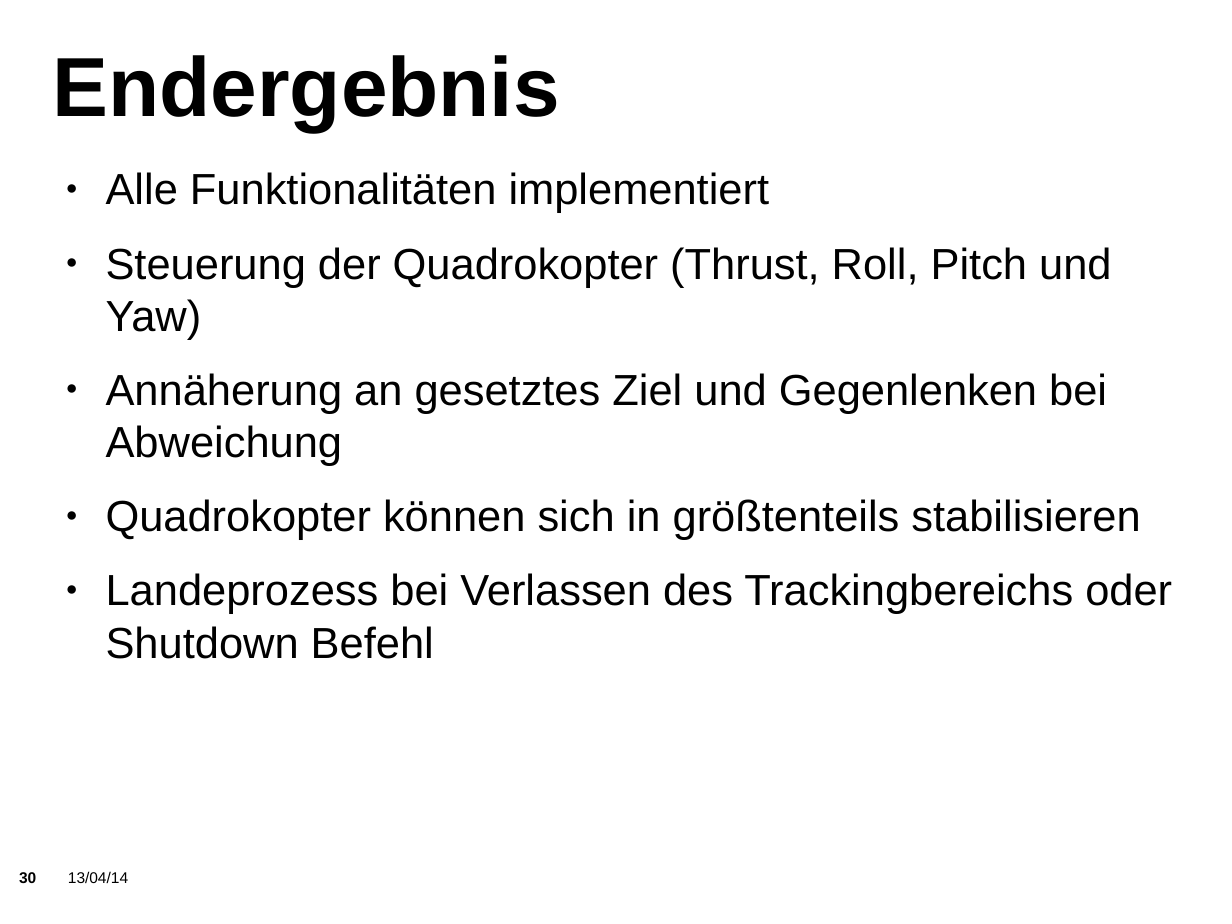
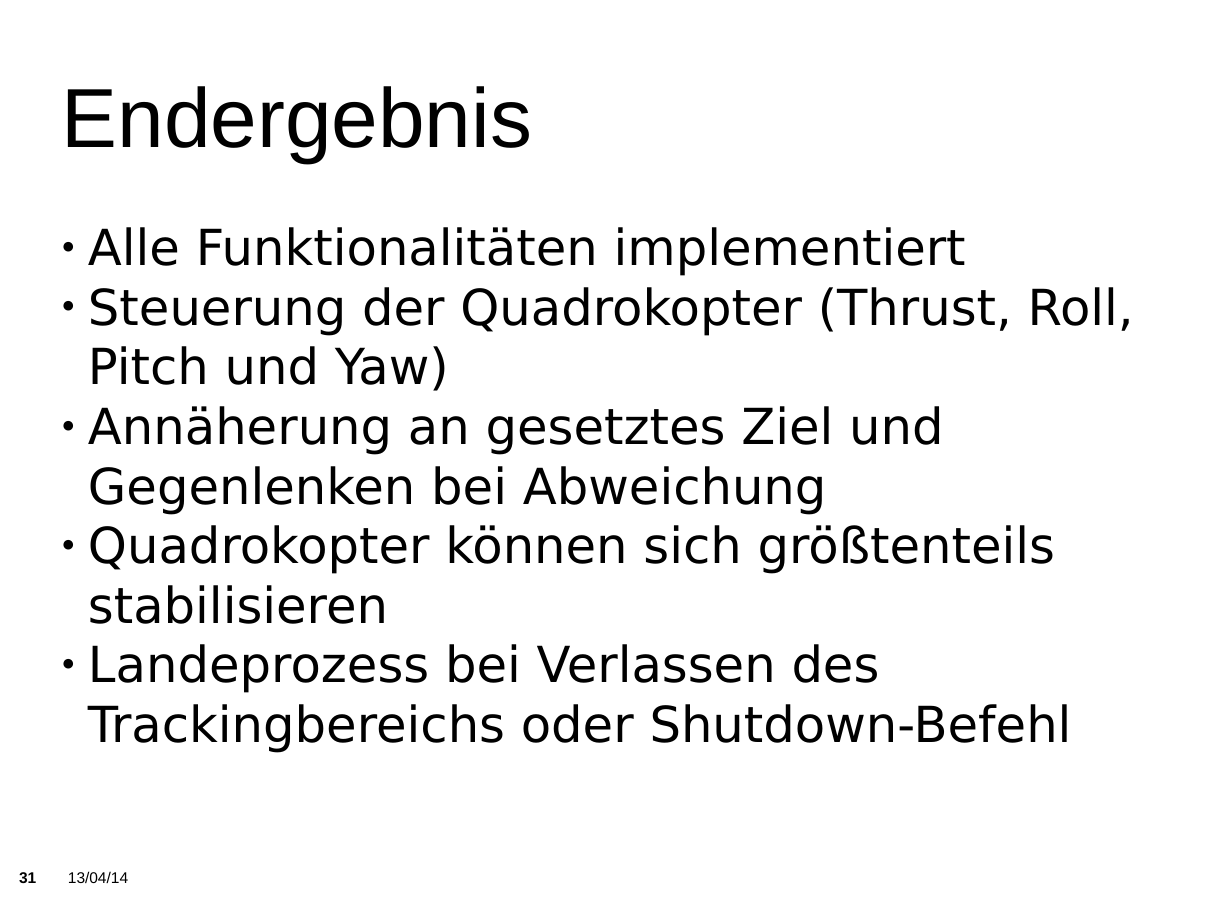
Before and after one commit to KITrokopter/Presentation, a slide deck: slide 31 of PresentationInTotal v0.1.odp (slide 30 before the commit). Drawn at 1232x924 pixels with LibreOffice and Linux fonts; fonts in the diff are those of the drawing; background and template pictures are left out. Boxes give left, top, right and bottom in pixels: in the first picture for what was removed or moved away, otherwise in the second. Text is boxed around its words. In the diff, an @@ line names an element or a change of style, - is before the commit and + after.

```diff
--- a/PresentationInTotal v0.1.odp
+++ b/PresentationInTotal v0.1.odp
@@ title "Endergebnis": place and size @@
-title "Endergebnis" at (53,55,560,131)
+title "Endergebnis" at (62,86,532,163)
@@ title "Endergebnis" at (62,86,532,163): bold off @@
@@ subtitle "Alle Funktionalitäten implementiert": place and size @@
-subtitle "Alle Funktionalitäten implementiert" at (106,172,1172,659)
+subtitle "Alle Funktionalitäten implementiert" at (88,227,1134,753)
@@ subtitle "Alle Funktionalitäten implementiert" at (88,227,1134,753): vertical alignment top to middle @@
@@ subtitle at (88,227,1134,515): size 28 to 32 pt, font Arial to DejaVu Sans in "Alle Funktionalitäten implementiert", "Steuerung der Quadrokopter (Thrust, Roll, Pitch und ...", "Annäherung an gesetztes Ziel und Gegenlenken bei ..."; indent changed; less space between paragraphs @@
@@ subtitle at (88,525,1072,753): text changed; size 28 to 32 pt; font Arial to DejaVu Sans @@
-● Quadrokopter können sich in größtenteils stabilisieren
-● Landeprozess bei Verlassen des Trackingbereichs oder Shutdown Befehl
+● Quadrokopter können sich größtenteils stabilisieren
+● Landeprozess bei Verlassen des Trackingbereichs oder Shutdown-Befehl
@@ page number at (19,872,36,883): text changed @@
-30
+31
```
Also in this commit, not shown: 3 other slides changed, 1 slide added, 1 other file.
